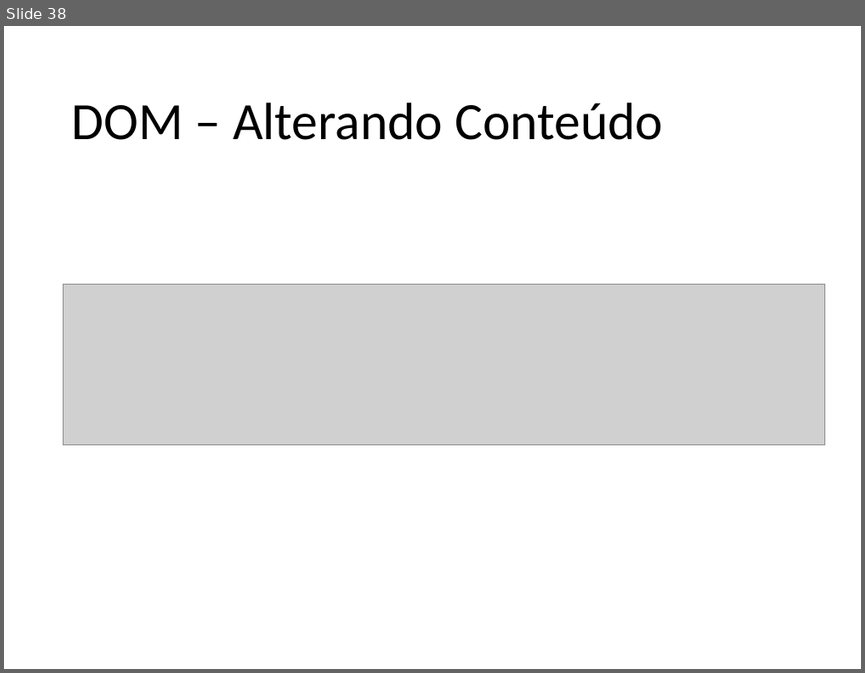
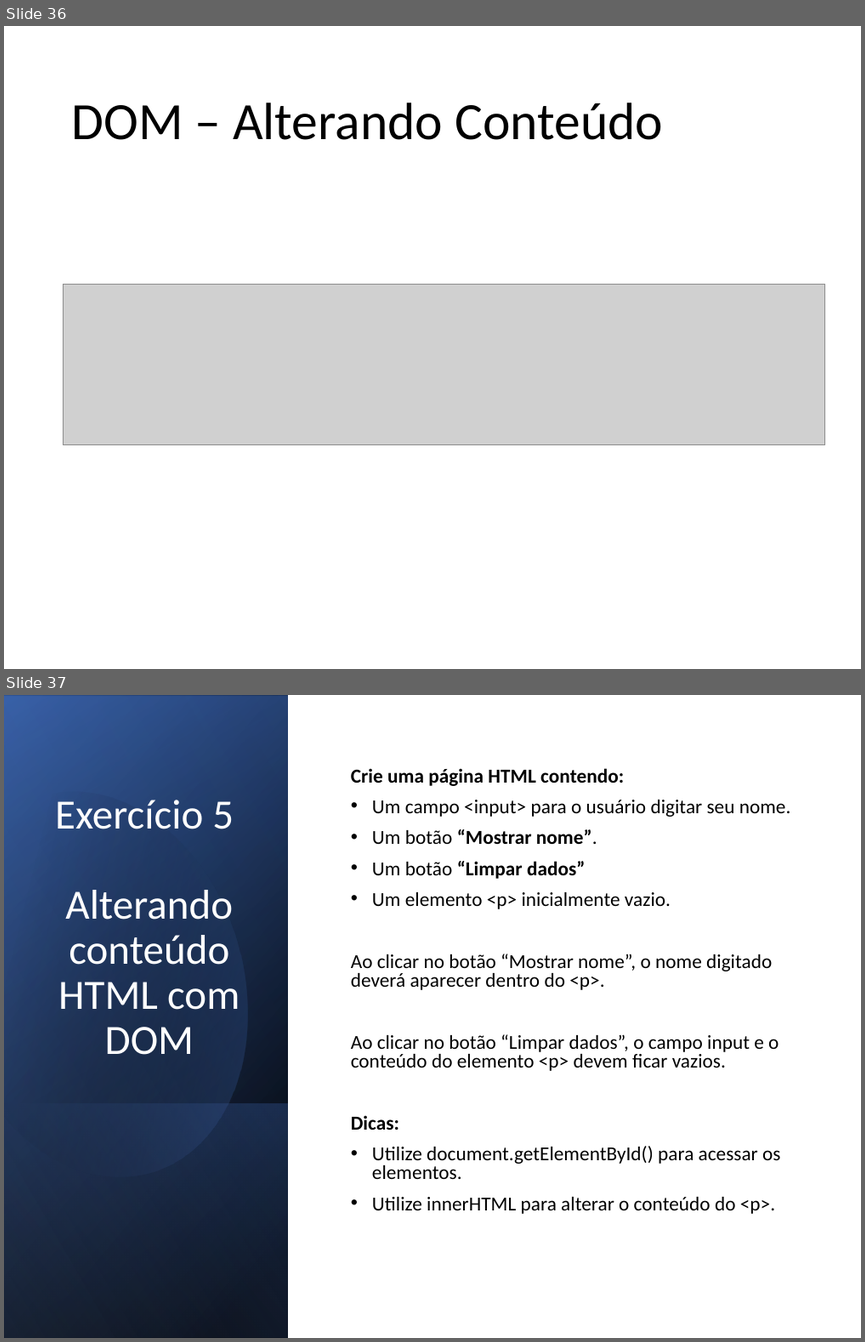
Before and after one commit to thiagospin/APLICWEBI, a slide deck: slides/HTML e CSS.pptx. Shown one above the other, each under a label of ours: slide 38 before the commit, slides 36 and 37 after it. The pictures are 865x673 and 865x1342 pixels, drawn with LibreOffice and Linux fonts; fonts in the diff are those of the drawing; grey boxes stand for pictures. Boxes give left, top, right and bottom in pixels: in the first picture for what was removed or moved away, otherwise in the second. Text is boxed around its words. In the diff, an @@ line names an element or a change of style, - is before the commit and + after.

Commit message:
Exercícios adicionais

```diff
--- a/slides/HTML e CSS.pptx
+++ b/slides/HTML e CSS.pptx
@@ slide 37 added at [4, 695, 861, 1338], background #FFFFFF @@
@@ rectangle added at [4, 695, 861, 1338], fill #FFFFFF @@
@@ rectangle added at [5, 695, 288, 1337], fill gradient #000000 to #2F5597 @@
@@ rectangle added at [5, 697, 288, 1338], fill gradient #000000 to #4472C4 @@
@@ rectangle added at [5, 695, 288, 1336], fill gradient #000000 to #8FAADC @@
@@ freeform shape added at [4, 755, 292, 1208], fill gradient #000000 to #4472C4 @@
@@ text added at [351, 768, 791, 1213], 16.6 pt, text #000000 @@
+Crie uma página HTML contendo:
+• Um campo <input> para o usuário digitar seu nome.
+• Um botão “Mostrar nome”.
+• Um botão “Limpar dados”
+• Um elemento <p> inicialmente vazio.
+Ao clicar no botão “Mostrar nome”, o nome digitado deverá aparecer dentro do <p>.
+Ao clicar no botão “Limpar dados”, o campo input e o conteúdo do elemento <p> devem ficar vazios.
+Dicas:
+• Utilize document.getElementById() para acessar os elementos.
+• Utilize innerHTML para alterar o conteúdo do <p>.
@@ title added at [55, 800, 239, 1055], 35 pt, text #FFFFFF @@
+Exercício 5
+Alterando conteúdo HTML com DOM
@@ rectangle added at [5, 1103, 288, 1338], fill gradient #4472C4 to #000000 @@
@@ what was slide 38 is now slide 36 @@
```
Also in this commit, not shown: 1 slide changed, 1 other slide added, 3 slides removed, 1 other file.
